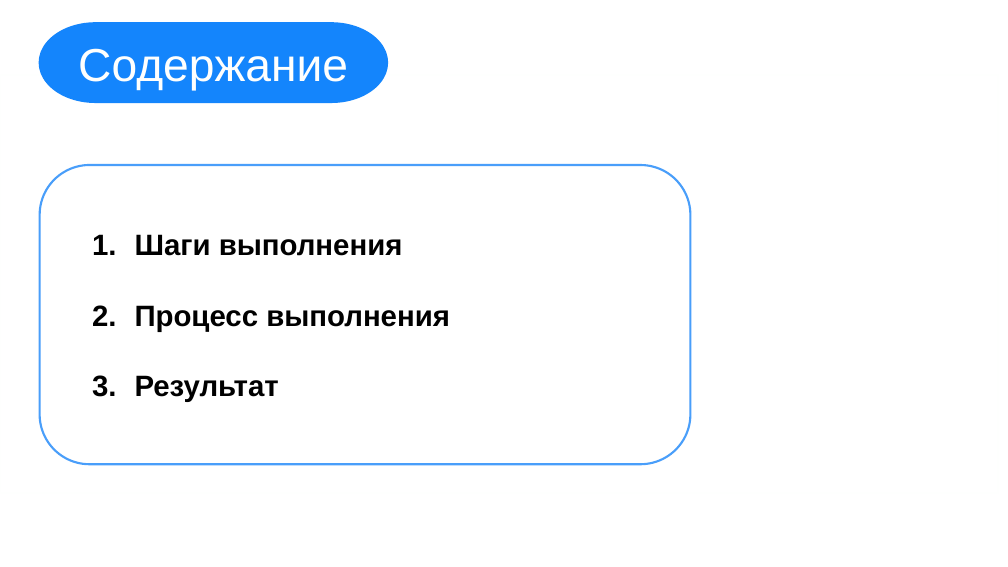
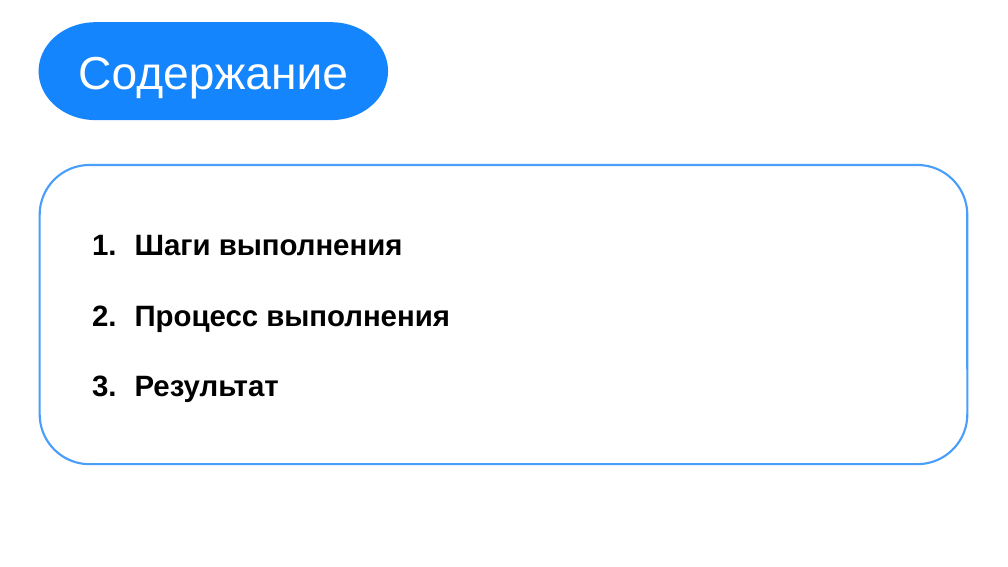
Before and after one commit to lestanya/ML_3_ARMATURA_ISP-22, a slide deck: slide 2 of команда исп-22.pptx. Drawn at 1008x567 pixels with LibreOffice and Linux fonts; fonts in the diff are those of the drawing; background and template pictures are left out. Boxes give left, top, right and bottom in pixels: in the first picture for what was removed or moved away, otherwise in the second. Text is boxed around its words. In the diff, an @@ line names an element or a change of style, - is before the commit and + after.

```diff
--- a/команда исп-22.pptx
+++ b/команда исп-22.pptx
@@ pill shape "Содержание" resized from (x1=40, y1=23, x2=387, y2=102) to (x1=40, y1=23, x2=387, y2=119) @@
@@ rounded rectangle "Шаги выполнения" resized from (x1=39, y1=165, x2=690, y2=464) to (x1=39, y1=165, x2=967, y2=464) @@
```
Also in this commit, not shown: 6 other slides changed.
